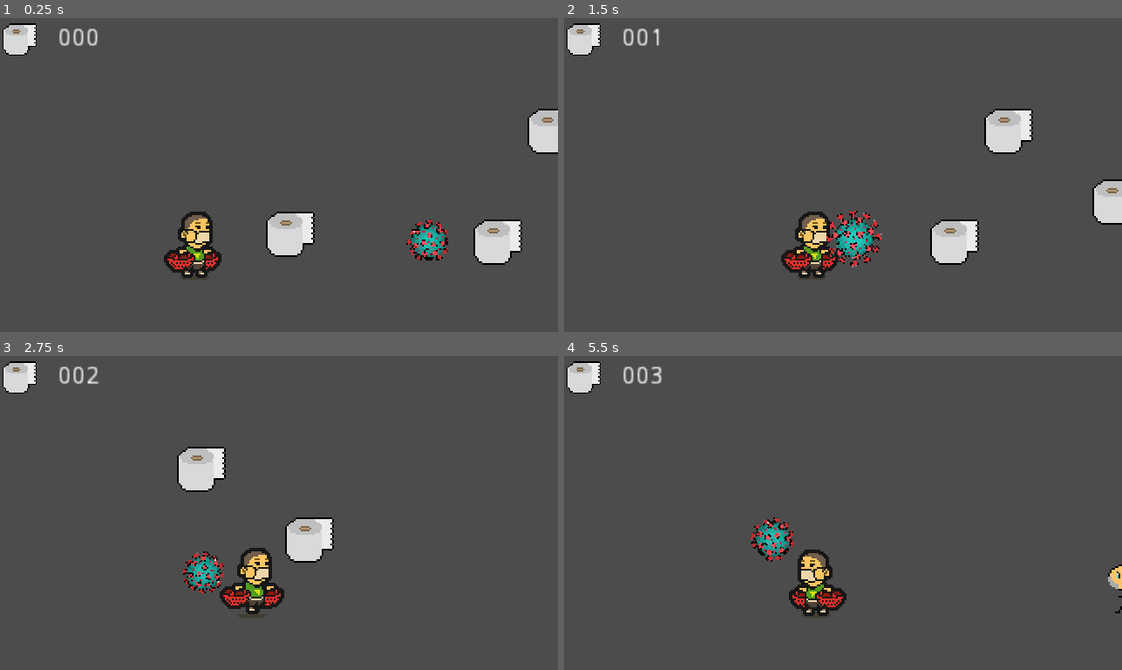
Above: before the commit, frames 1-4 (two rows, left to right).
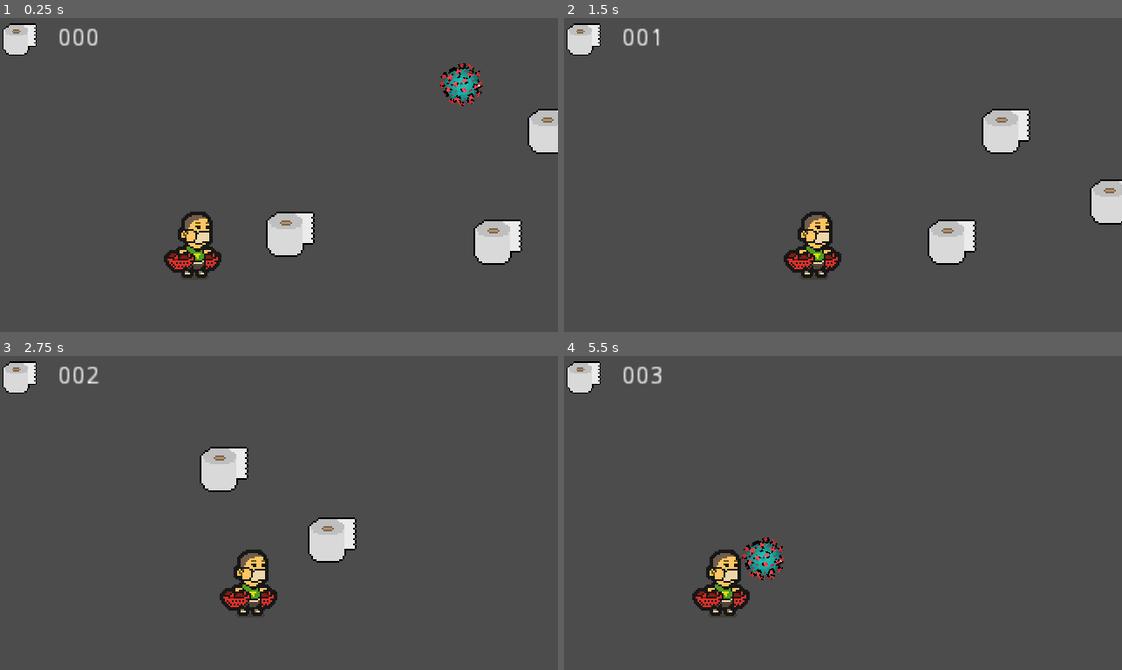
Above: after the commit, the same moments.

Repository: progsource/ssj2020_1
Game: Godot game, scene res://scenes/LevelMockUp.tscn
Same seed, same stepped clock (60 frames per second), same inputs: the game is played once before the commit and once after it. This scene is started directly instead of the project's main scene.
Inputs:
- Up to frame 1 (0.25 s): no input
- Up to frame 2 (1.5 s): hold Right (ui_right) from 0.53 s (still down); tap Space (ui_select) at 0.77 s
- Up to frame 3 (2.75 s): tap Space (ui_select) at 1.52 s; release Right (ui_right) at 2.03 s; hold Left (ui_left) from 2.03 s (still down)
- Up to frame 4 (5.5 s): release Left (ui_left) at 2.78 s; hold Right (ui_right) 2.78-4.28 s; tap Space (ui_select) at 3.02, 3.77, 4.52 s; hold Left (ui_left) 4.28-5.03 s; hold Right (ui_right) from 5.03 s (still down)

The runs differ from the first frame. In frame 1, 1.4% of the frame differs, in the area x 72-87%, y 14-78%; in frame 2, 2.3%; in frame 3, 4.4%, in the area x 31-64%, y 28-84%; in frame 4, 4.1%.

Commit message:
Magnetic Virus

Diff:
--- a/code/scenes/LevelMockUp.tscn
+++ b/code/scenes/LevelMockUp.tscn
@@ -8,8 +8,9 @@
 [ext_resource path="res://packed/HUD.tscn" type="PackedScene" id=6]
 [ext_resource path="res://packed/SceneLoader.tscn" type="PackedScene" id=7]
 [ext_resource path="res://packed/Granny.tscn" type="PackedScene" id=8]
+[ext_resource path="res://packed/MagneticVirus.tscn" type="PackedScene" id=9]
 
-[node name="Game" type="Node2D"]
+[node name="MockUp" type="Node2D"]
 script = ExtResource( 5 )
 
 [node name="Granny" parent="." instance=ExtResource( 8 )]
@@ -32,8 +33,14 @@
 limit_bottom = 180
 drag_margin_h_enabled = true
 
-[node name="Virus" parent="." instance=ExtResource( 3 )]
-position = Vector2( 150, 128 )
+[node name="Virus" type="Node" parent="."]
+
+[node name="Virus" parent="Virus" instance=ExtResource( 3 )]
+position = Vector2( 443.959, 54.0386 )
+
+[node name="MagneticVirus" parent="Virus" instance=ExtResource( 9 )]
+position = Vector2( 209.054, 14.7168 )
+chase_boost = 0.5
 
 [node name="Items" type="Node" parent="."]
 
--- a/code/scripts/MagneticVirus.gd
+++ b/code/scripts/MagneticVirus.gd
@@ -1,11 +1,20 @@
 extends "res://scripts/Virus.gd"
 
+onready var shape := $CollisionShape2D
+
 func _ready():
-	._ready()
-	_disable_range()
+	._disable_range()
 
 func _check_infection_range() -> void:
 	pass
 
-func _check_chase_range(_delta) -> void:
-	pass
+func _check_chase_range(delta) -> void:
+	var collision = ._chase(delta) as KinematicCollision2D
+
+	if collision && collision.get_collider_id() == player.get_instance_id():
+		shape.call_deferred("set_disabled", true)
+		EventBus.emit_signal("infected", get_instance_id())
+		queue_free()
+
+func _disable_collision() -> void:
+	shape.call_deferred("set_disabled", true)
--- a/code/scripts/Virus.gd
+++ b/code/scripts/Virus.gd
@@ -2,7 +2,7 @@
 
 export(int, 32, 64, 1) var infection_cast_to_y : int = 32
 export(int, 72, 144, 1) var chase_cast_to_y : int = 72
-export(float, 3, 15.0, 0.1) var chase_boost : float = 5.0
+export(float, 0.5, 15.0, 0.1) var chase_boost : float = 5.0
 
 onready var infection_range = [$InfectionRange1, $InfectionRange2]
 onready var chase_range = [$ChaseRange1, $ChaseRange2]
@@ -26,6 +26,10 @@
 
 func _on_objective_completed(_sender_id, _path) -> void:
 	_disable_range()
+	_disable_collision()
+
+func _disable_collision() -> void:
+	pass
 
 func _disable_range() -> void:
 	for infection in infection_range:
@@ -45,14 +49,15 @@
 		if ray.is_colliding():
 			var coll = ray.get_collider()
 			if coll.name == player.name:
-				_move(delta)
+				# warning-ignore:return_value_discarded
+				_chase(delta)
 
-func _move(delta) -> void:
+func _chase(delta) -> KinematicCollision2D:
 	var vec_to_player = player.global_position - global_position
 	vec_to_player = vec_to_player.normalized()
 	global_rotation = atan2(vec_to_player.y, vec_to_player.x)
 	# warning-ignore:return_value_discarded
-	move_and_collide(vec_to_player * speed * delta)
+	return move_and_collide(vec_to_player * speed * delta)
 
 func _check_infection_range() -> void:
 	for ray in infection_range:
Not shown: 1 places in code/scenes/LevelMockUp.tscn that only renumber resources
